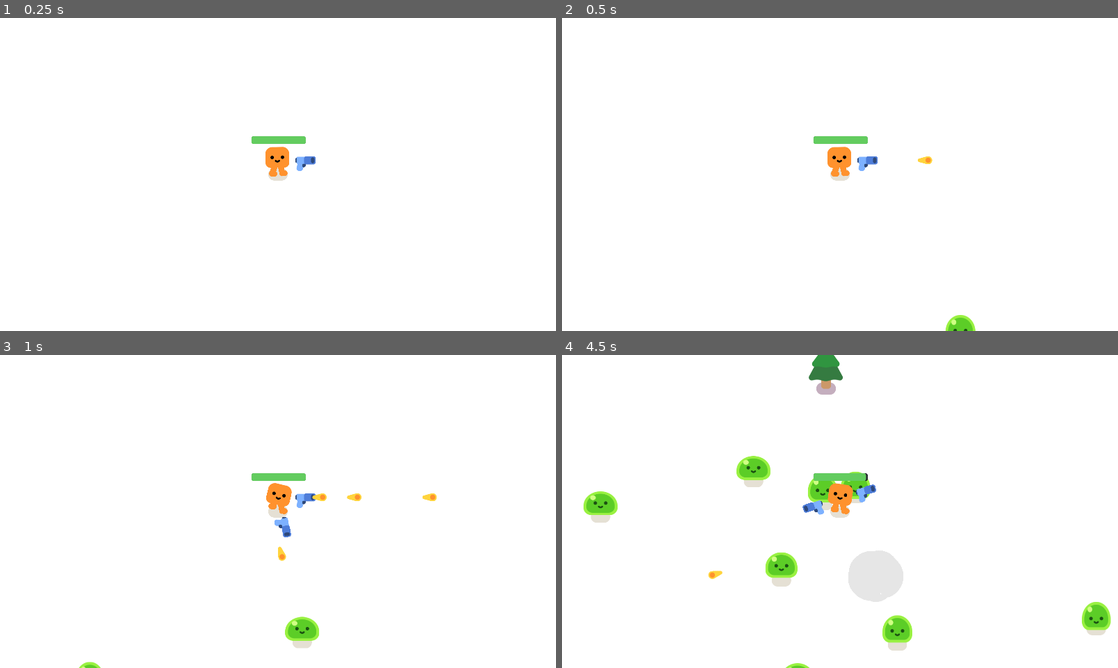
Above: before the commit, frames 1-4 (two rows, left to right).
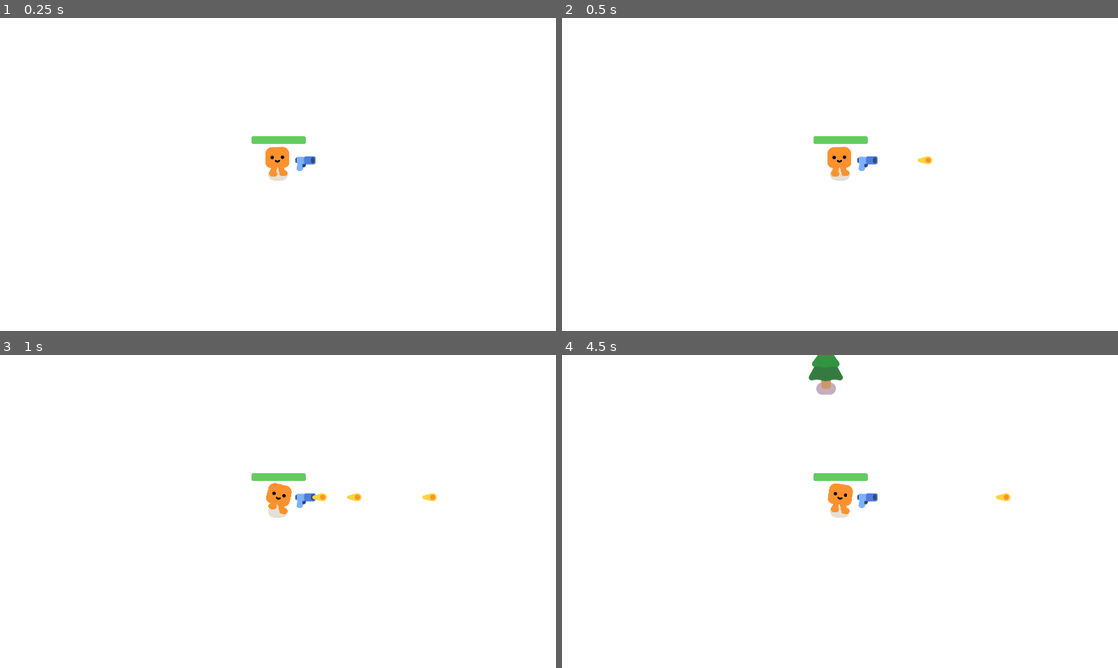
Above: after the commit, the same moments.

Repository: cottondell/shoot-em-up-game
Game: Godot game, scene res://game.tscn
Same seed, same stepped clock (60 frames per second), same inputs: the game is played once before the commit and once after it.
Inputs:
- Up to frame 1 (0.25 s): no input
- Up to frame 2 (0.5 s): no input
- Up to frame 3 (1 s): hold D (move_right) from 0.53 s (still down)
- Up to frame 4 (4.5 s): release D (move_right) at 1.28 s; hold S (move_down) 1.28-2.03 s; hold D (move_right) 2.03-2.78 s; hold W (move_up) 2.78-3.53 s; hold A (move_left) from 3.53 s (still down)

Frame 1 is identical in both runs. In frame 2, 0.2% of the frame differs, in the area x 69-75%, y 94-100%; in frame 3, 0.7%; in frame 4, 4.5%, in the area x 3-99%, y 32-100%.

Commit message:
Added automatic wave starting after set time, fixed bug where player healthbar wouldn't update until they were damaged

Diff:
--- a/game.gd
+++ b/game.gd
@@ -1,31 +1,40 @@
 extends Node2D
 
-var wave = 0
-var base_mob_count = 10
-var extra_mobs_per_wave = 5
-var mob_spawn_delay = 0.3
+var wave := 0
+var base_mob_count := 10
+var extra_mobs_per_wave := 5
+var mob_spawn_delay := 0.3
+var wave_delay := 5.0
+var is_in_wave := false
 
 func _ready() -> void:
-	next_wave()
+	# Trigger next_wave() when WaveTimer times out
+	%WaveTimer.timeout.connect(next_wave)
 
+	# Start wave timer for initial wave start
+	%WaveTimer.start(wave_delay)
+
+## Start the next wave.
 func next_wave():
+	if is_in_wave:
+		return
+
 	wave += 1
 	var mob_count = base_mob_count + wave * extra_mobs_per_wave
 	%MobSpawner.start(mob_count, mob_spawn_delay)
+
 	print("Started wave ", wave, " (", mob_count, " mobs)")
 
-func wave_complete():
-	print("Wave complete")
-
-func end_game():
+## End the game when the player's health is depleted.
+func _on_player_health_depleted() -> void:
 	%GameOver.show()
 	get_tree().paused = true
 
-func _on_player_health_depleted() -> void:
-	end_game()
-
+## Detect wave progression when mobs are killed.
 func _on_mob_spawner_mob_killed(progress: float) -> void:
 	# TODO: Update wave progress bar
 
-	if progress == 1:
-		wave_complete()
+	# Wave complete
+	if progress == 1.0:
+		print("Wave complete, waiting ", wave_delay, "s until next wave")
+		%WaveTimer.start(wave_delay)
--- a/game.tscn
+++ b/game.tscn
@@ -71,5 +71,11 @@
 horizontal_alignment = 1
 vertical_alignment = 1
 
+[node name="WaveTimer" type="Timer" parent="." unique_id=1435781592]
+unique_name_in_owner = true
+wait_time = 5.0
+one_shot = true
+
 [connection signal="health_depleted" from="Player" to="." method="_on_player_health_depleted"]
 [connection signal="mob_killed" from="MobSpawner" to="." method="_on_mob_spawner_mob_killed"]
+[connection signal="timeout" from="WaveTimer" to="." method="_on_wave_timer_timeout"]
--- a/mob_spawner.gd
+++ b/mob_spawner.gd
@@ -16,9 +16,12 @@
 var _died_count := 0
 
 func start(count: int, delay: float) -> bool:
-	if _mode != MODE_DISABLED:
+	print("BOOP")
+	if is_started():
 		printerr("Mob spawner is already started - use stop() before starting again")
 		return false
+
+	print("Happens")
 
 	if delay <= 0:
 		printerr("Delay must be > 0")
--- a/player.gd
+++ b/player.gd
@@ -50,12 +50,16 @@
 		was_walking = false
 		%HappyBoo.play_idle_animation()
 
+## Add health to the player.
 func add_health(value: float):
 	health += value
 
 	if health > 100:
 		health = 100
 
+	update_healthbar()
+
+## Takes health off of the player.
 func remove_health(value: float):
 	health -= value
 
@@ -65,9 +69,14 @@
 	if health == 0:
 		health_depleted.emit()
 
-# Calculate damage that should be applied to player and deal it
+	update_healthbar()
+
+## Update the healthbar with the current health.
+func update_healthbar():
+	%HealthBar.value = health
+
+## Calculate damage that should be applied to player and deal it.
 func calculate_damage_self(delta: float):
 	var overlapping_mobs = %HurtBox.get_overlapping_bodies()
 	if overlapping_mobs.size() > 0:
 		remove_health(damage_rate * overlapping_mobs.size() * delta)
-		%HealthBar.value = health
